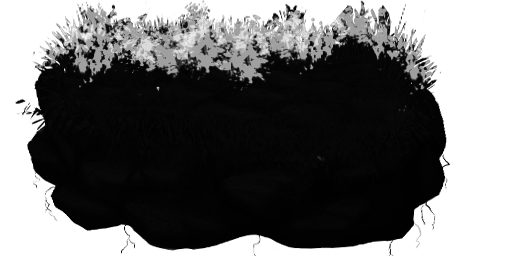
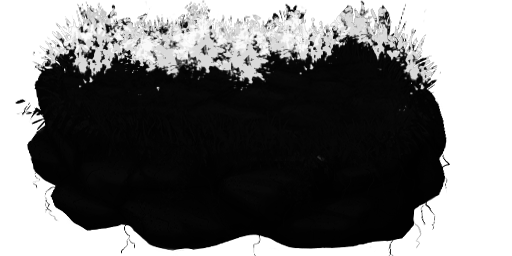
Layers edited between the first and the second w=512, h=256 image:
painted on "Background" over (33, 1, 441, 96)
